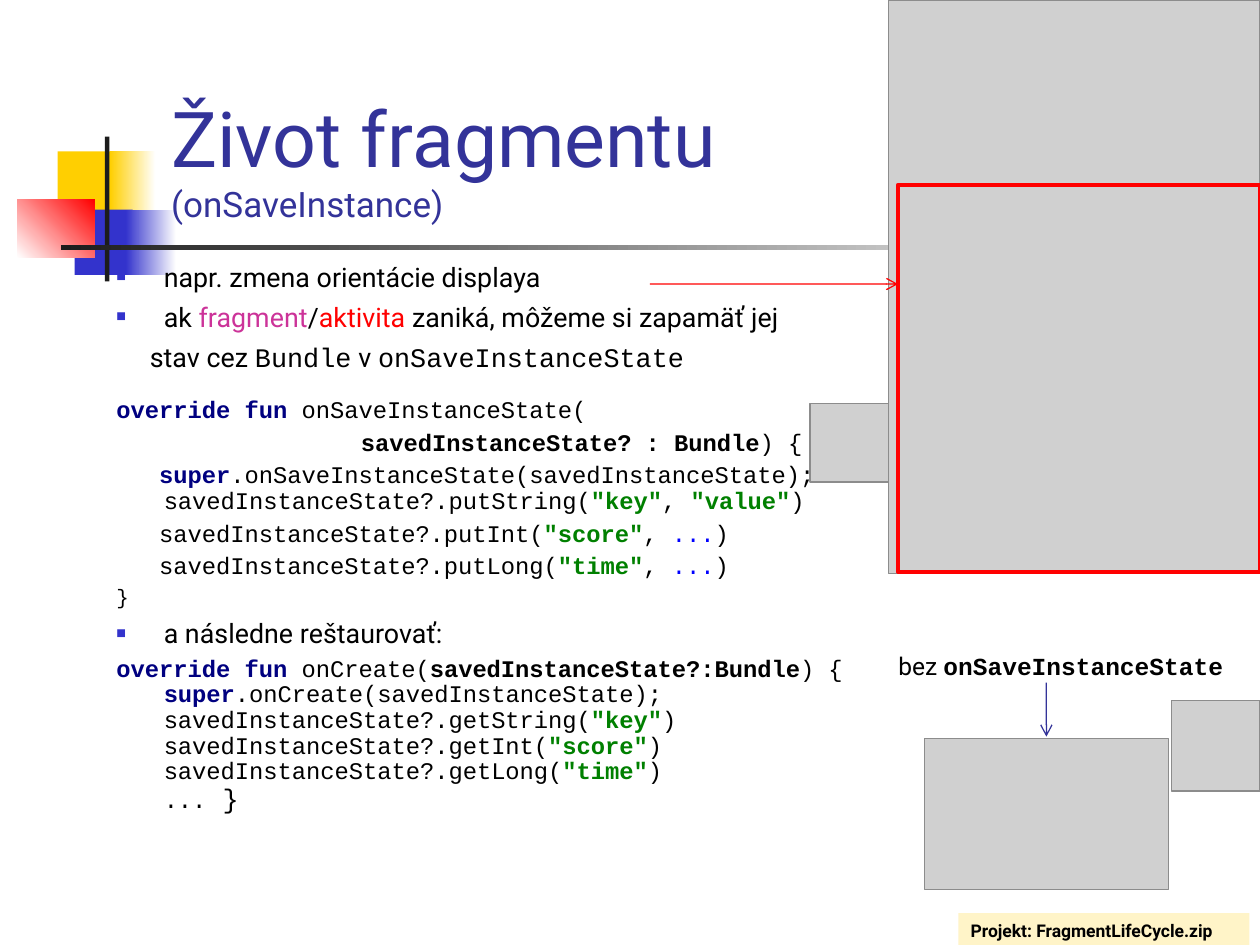
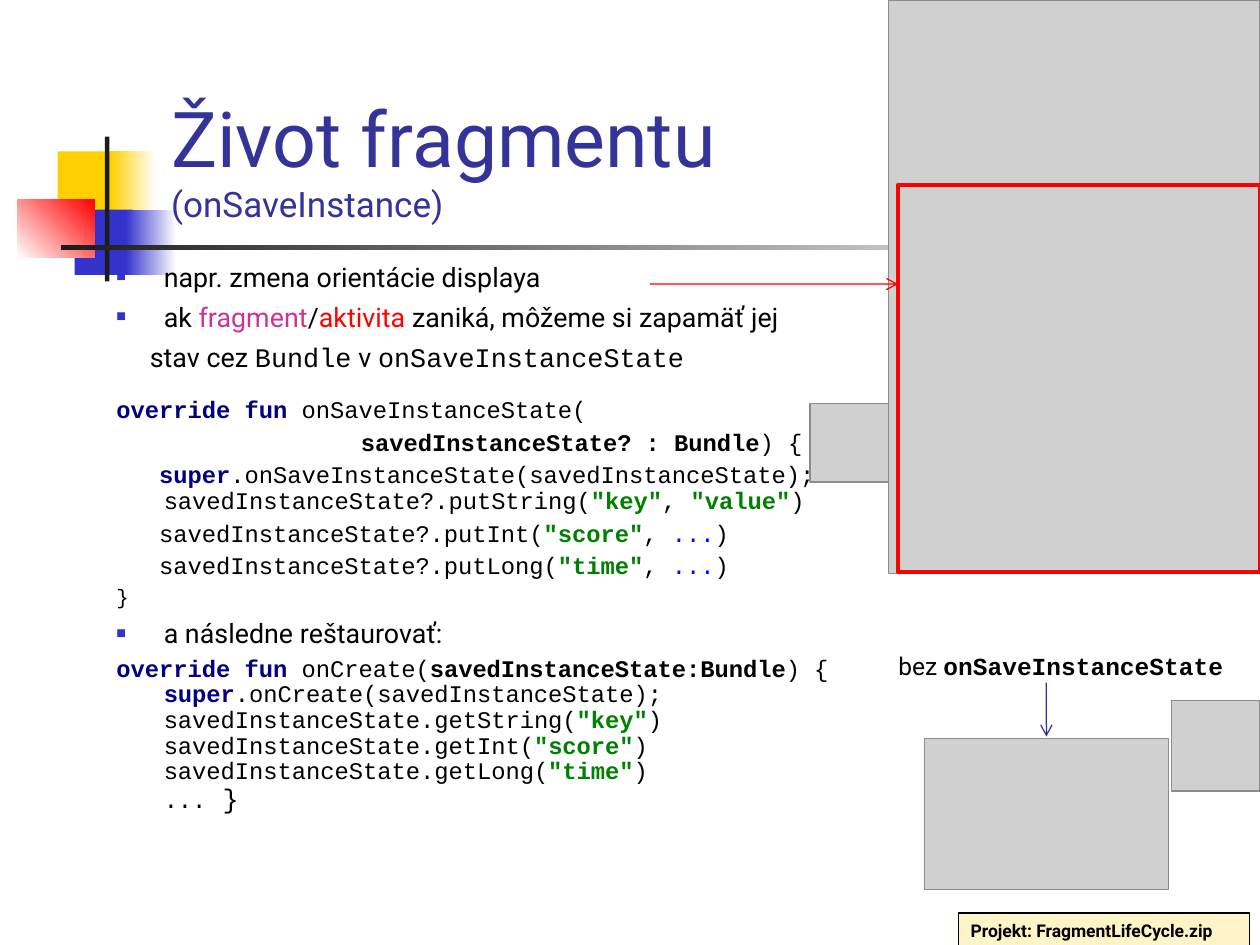
Before and after one commit to vmandro/Prednasky, a slide deck: slide 9 of 06/06_Android.ppt. Drawn at 1260x945 pixels with LibreOffice and Linux fonts; fonts in the diff are those of the drawing; grey boxes stand for pictures. Boxes give left, top, right and bottom in pixels: in the first picture for what was removed or moved away, otherwise in the second. Text is boxed around its words. In the diff, an @@ line names an element or a change of style, - is before the commit and + after.

```diff
--- a/06/06_Android.ppt
+++ b/06/06_Android.ppt
@@ text at <box>116,659,800,784</box>: text changed @@
-override fun onCreate(savedInstanceState?:Bundle) {
-super.onCreate(savedInstanceState);
-savedInstanceState?.getString("key")
-savedInstanceState?.getInt("score")
-savedInstanceState?.getLong("time")
-... }
+override fun onCreate(savedInstanceState:Bundle) {
+super.onCreate(savedInstanceState);
+savedInstanceState.getString("key")
+savedInstanceState.getInt("score")
+savedInstanceState.getLong("time")
+... }
@@ rectangle "Projekt: FragmentLifeCycle.zip" at <box>959,914,1250,945</box>: outline none to #000000 0.74 pt @@
```
Also in this commit, not shown: 43 other slides changed, 2 other files.
